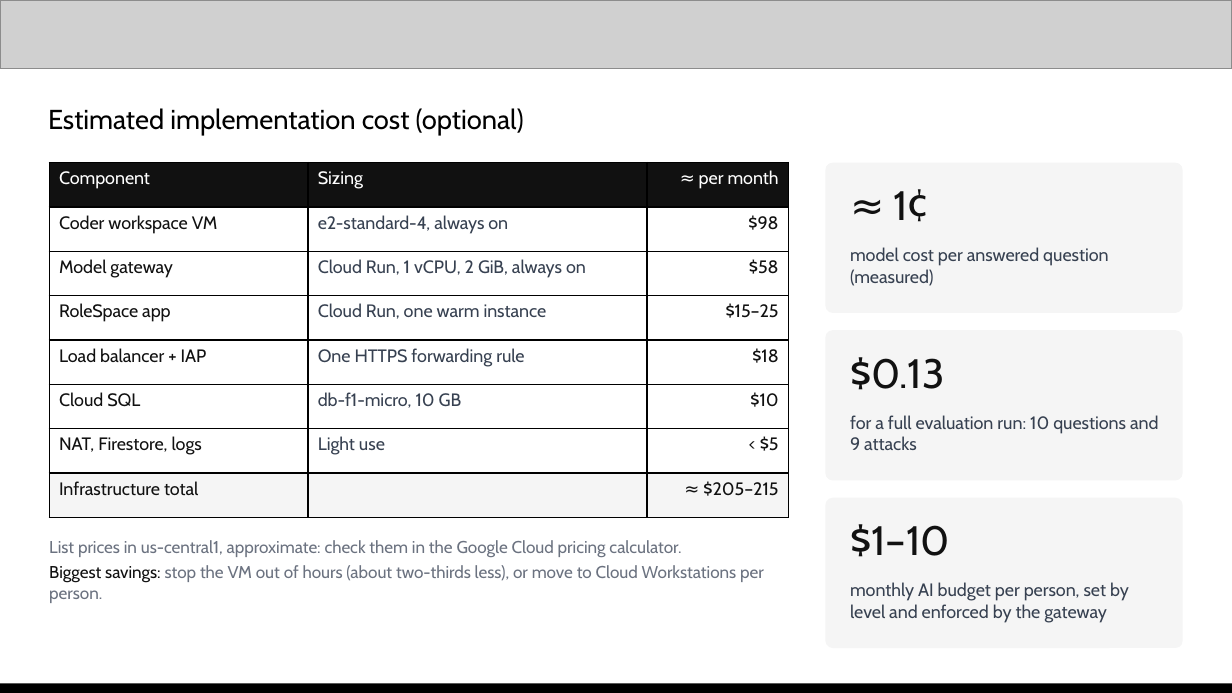
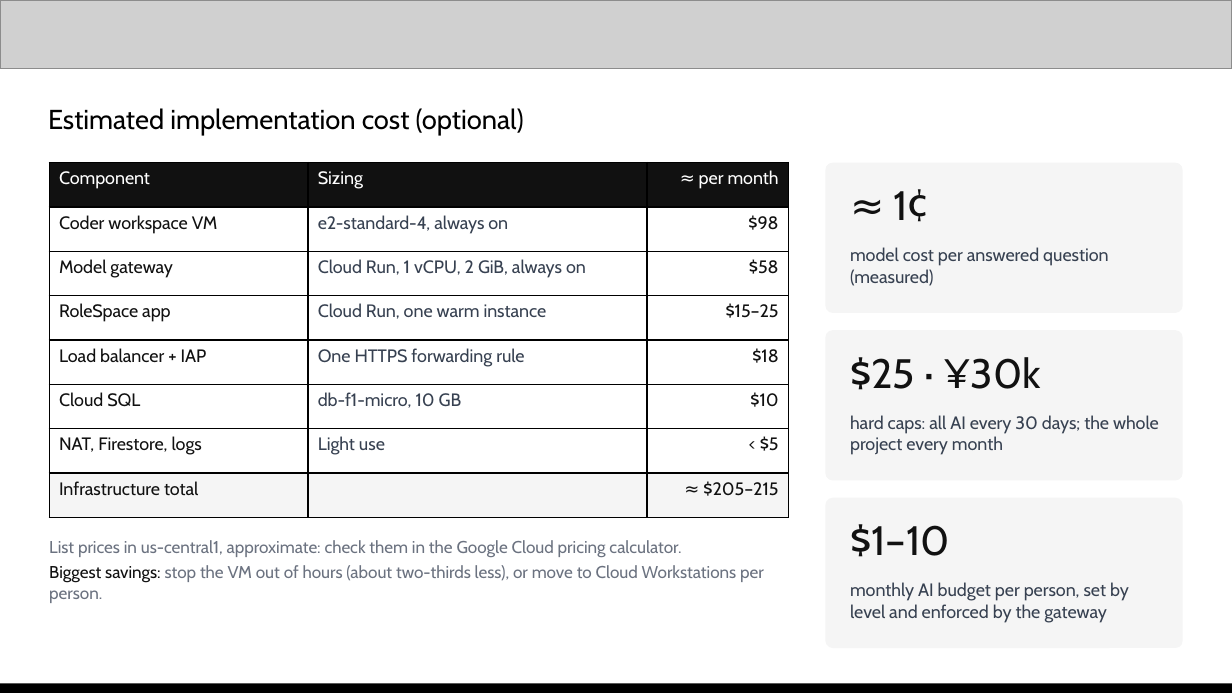
Before and after one commit to praveensaharan/RoleSpace, a slide deck: slide 12 of docs/deck/RoleSpace-AI-Builder-Cup-submission.pptx (slide 11 before the commit). Drawn at 1232x693 pixels with LibreOffice and Linux fonts; fonts in the diff are those of the drawing; grey boxes stand for pictures. Boxes give left, top, right and bottom in pixels: in the first picture for what was removed or moved away, otherwise in the second. Text is boxed around its words. In the diff, an @@ line names an element or a change of style, - is before the commit and + after.

```diff
--- a/docs/deck/RoleSpace-AI-Builder-Cup-submission.pptx
+++ b/docs/deck/RoleSpace-AI-Builder-Cup-submission.pptx
@@ text at (x1=850, y1=357, x2=1041, y2=390): text changed @@
-$0.13
+$25 · ¥30k
@@ text at (x1=850, y1=415, x2=1159, y2=455): text changed @@
-for a full evaluation run: 10 questions and 9 attacks
+hard caps: all AI every 30 days; the whole project every month
```
Also in this commit, not shown: 6 other slides changed, 3 slides added, 42 other files.
